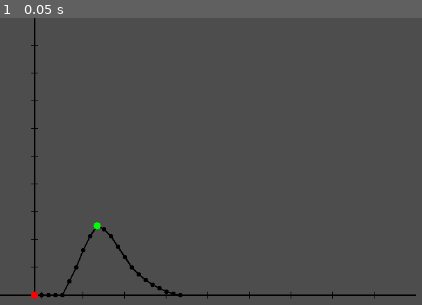
Above: before the commit, frame 1.
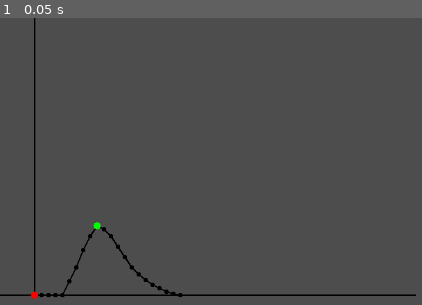
Above: after the commit, the same moment.

Repository: Ayadayi/Tissu_cardiaque
Game: Godot game, scene res://node_2d.tscn
The game is run twice, just before and just after one commit, with the same random seed, the same clock (stepped at 60 frames per second) and the same inputs.
Inputs:
- Up to frame 1 (0.05 s): no input

The runs differ from the first frame. In frame 1, less than 0.1% of the frame differs, in the area x 7-89%, y 9-98%.

Commit message:
code calcule

Diff:
--- a/courbe/control.gd
+++ b/courbe/control.gd
@@ -18,8 +18,8 @@
 		Vector2(100, height - 20),  # Début contraction
 		Vector2(110, height - 40),
 		Vector2(120, height - 65),
-		Vector2(130, height - 85),
-		Vector2(140, height - 100), # Pic de contraction
+		Vector2(130, height - 85),  # Pic de contraction
+		Vector2(140, height - 100),
 		Vector2(150, height - 95),
 		Vector2(160, height - 85),
 		Vector2(170, height - 70),
@@ -32,62 +32,134 @@
 		Vector2(240, height - 5),
 		Vector2(250, height - 2),
 		Vector2(260, height),      # Retour au repos
-		Vector2(260, height),
-		Vector2(260, height),
-		Vector2(260, height),
-		Vector2(260, height),
 	]
 
 	queue_redraw()
 
+	var amplitude = get_amplitude()
+	print("Amplitude de contraction : ", amplitude)
+
+	var contraction_time = get_contraction_time()
+	print("Temps de contraction : ", contraction_time, " ms")
+
+	var decontraction_time = get_decontraction_time()
+	print("Temps de décontraction : ", decontraction_time, " ms")
+
+	var vitesse_contraction = get_contraction_speed_percent(20, 80)
+	print("Vitesse de contraction (20%-80%) : ", vitesse_contraction)
+
+
+
+
 func _draw():
-	# Axes
-	draw_line(Vector2(50, 0), Vector2(50, height), Color(0, 0, 0), 2)  # Axe Y
-	draw_line(Vector2(0, height), Vector2(width, height), Color(0, 0, 0), 2)  # Axe X
+	draw_line(Vector2(50, 0), Vector2(50, height), Color.BLACK, 2)  # Axe Y
+	draw_line(Vector2(0, height), Vector2(width, height), Color.BLACK, 2)  # Axe X
 
-	# Points + lignes
 	for point in points:
-		draw_circle(point, POINT_SIZE, Color(0, 0, 0))  # Noir
+		draw_circle(point, POINT_SIZE, Color.BLACK)
 
 	for i in range(points.size() - 1):
-		draw_line(points[i], points[i + 1], Color(0, 0, 0), 2)
+		draw_line(points[i], points[i + 1], Color.BLACK, 2)
 
-	# Point de contraction max (plus haut) en vert
-	var max_point = get_max_point()
-	draw_circle(max_point, POINT_SIZE + 2, Color(0, 1, 0))
-
-	# Point min en rouge
+	draw_circle(get_max_point(), POINT_SIZE + 2, Color(0, 1, 0))
 	draw_circle(get_min_point(), POINT_SIZE + 2, Color(1, 0, 0))
 
-	# Repères sur X
-	for i in range(0, RESOLUTION, int(RESOLUTION / 10)):
-		var x = i / float(RESOLUTION) * width
-		draw_line(Vector2(x, height - 5), Vector2(x, height + 5), Color(0, 0, 0), 1)
 
-	# Repères sur Y
-	for i in range(0, height, int(height / 10)):
-		draw_line(Vector2(45, i), Vector2(55, i), Color(0, 0, 0), 1)
-
-	# Affichage dans la console de l’amplitude
-	var base_y = height
-	var base_point = Vector2(max_point.x, base_y)
-	var amplitude = base_y - max_point.y
-	print("Amplitude de contraction : ", amplitude)
-
+########################################  Min et Max  ##########################################################
+#la point le plus haut
 func get_max_point() -> Vector2:
-	if points.is_empty():
-		return Vector2.ZERO
 	var max_point = points[0]
 	for p in points:
 		if p.y < max_point.y:
 			max_point = p
 	return max_point
 
+#le point le plus bas
 func get_min_point() -> Vector2:
-	if points.is_empty():
-		return Vector2.ZERO
 	var min_point = points[0]
 	for p in points:
 		if p.y > min_point.y:
 			min_point = p
 	return min_point
+
+
+#######################################  L'amplitude Max  #########################################################
+
+func get_amplitude() -> float:
+	var base_y = height
+	var max_y = get_max_point().y
+	return base_y - max_y
+
+
+
+########################################  Duree de Contraction ##################################################
+func get_contraction_time() -> float:
+	if points.size() < 2:
+		return 0
+
+	var start_time := -1.0
+	var max_point := get_max_point()
+
+	for i in range(1, points.size()):
+		if points[i].y < points[i - 1].y:
+			start_time = points[i - 1].x  # Prendre le x du dernier point plat (fin de la latence)
+			break
+
+	if start_time == -1:
+		return 0
+	return max_point.x - start_time
+
+
+######################################  Duree de Decontraction ##################################################
+func get_decontraction_time() -> float:
+	if points.size() < 2:
+		return 0
+
+	var max_point := get_max_point()
+	var end_time: float = points[points.size() - 1].x
+
+	return end_time - max_point.x
+
+
+######################################  Vitesse de Contraction ##################################################
+
+func get_contraction_speed_percent(x_percent: float, y_percent: float) -> float:
+	if points.size() < 2:
+		return 0
+
+	var y_rest = points[0].y              # niveau de repos
+	var y_peak = get_max_point().y        # sommet (force max)
+	var amplitude = y_rest - y_peak
+
+	var y1 = y_rest - (x_percent / 100.0) * amplitude
+	var y2 = y_rest - (y_percent / 100.0) * amplitude
+
+	var max_point = get_max_point()
+
+	var closest_point1: Vector2 = Vector2.ZERO
+	var closest_point2: Vector2 = Vector2.ZERO
+	var min_diff1 := INF
+	var min_diff2 := INF
+
+	for p in points:
+		if p.x > max_point.x:
+			continue  # on reste dans la montée
+
+		var diff1 = abs(p.y - y1)
+		if diff1 < min_diff1:
+			min_diff1 = diff1
+			closest_point1 = p
+
+		var diff2 = abs(p.y - y2)
+		if diff2 < min_diff2:
+			min_diff2 = diff2
+			closest_point2 = p
+
+	# Calcul de la vitesse
+	var delta_force = closest_point2.y - closest_point1.y
+	var delta_time = closest_point2.x - closest_point1.x
+
+	if delta_time == 0:
+		return 0
+
+	return abs(delta_force / delta_time)
